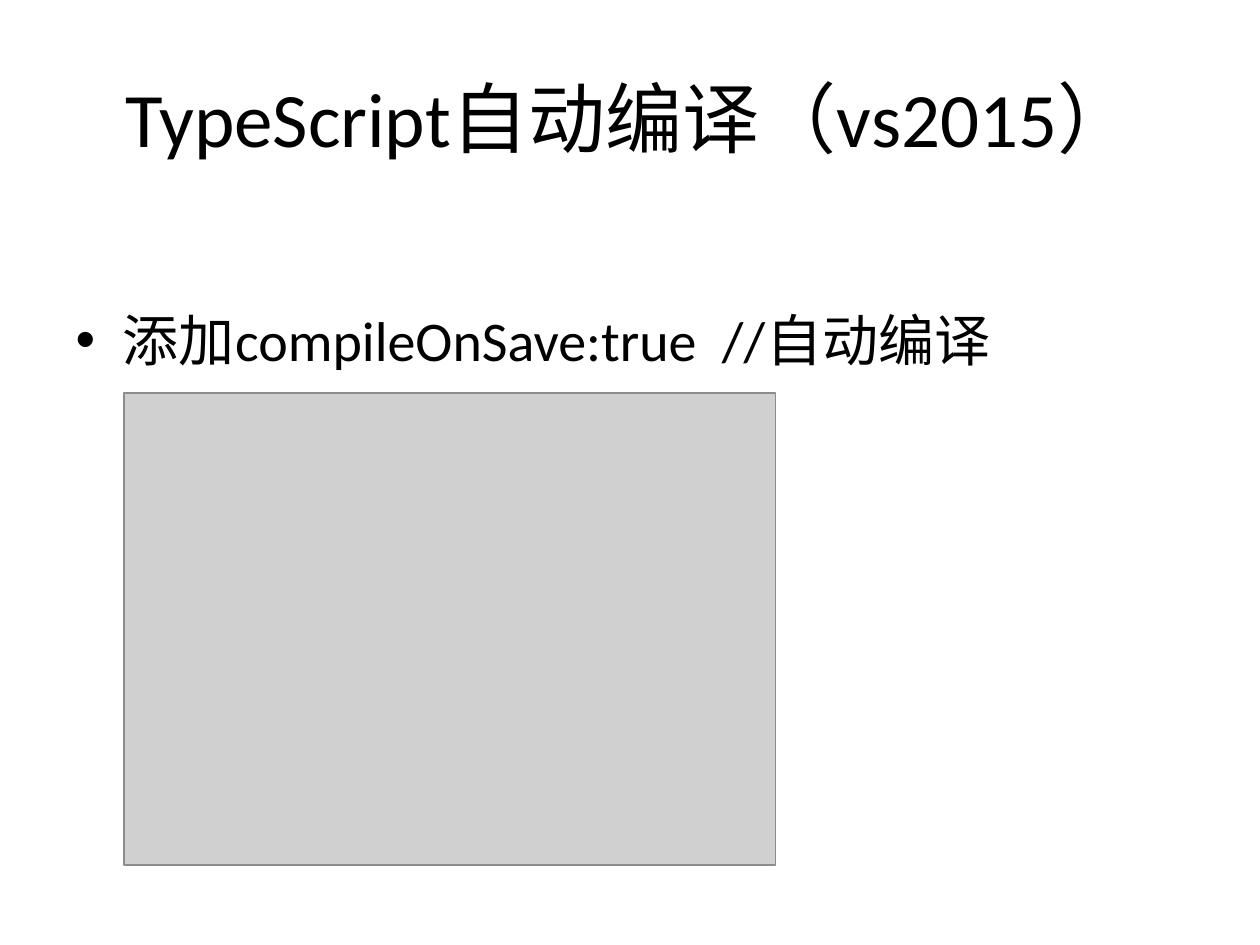
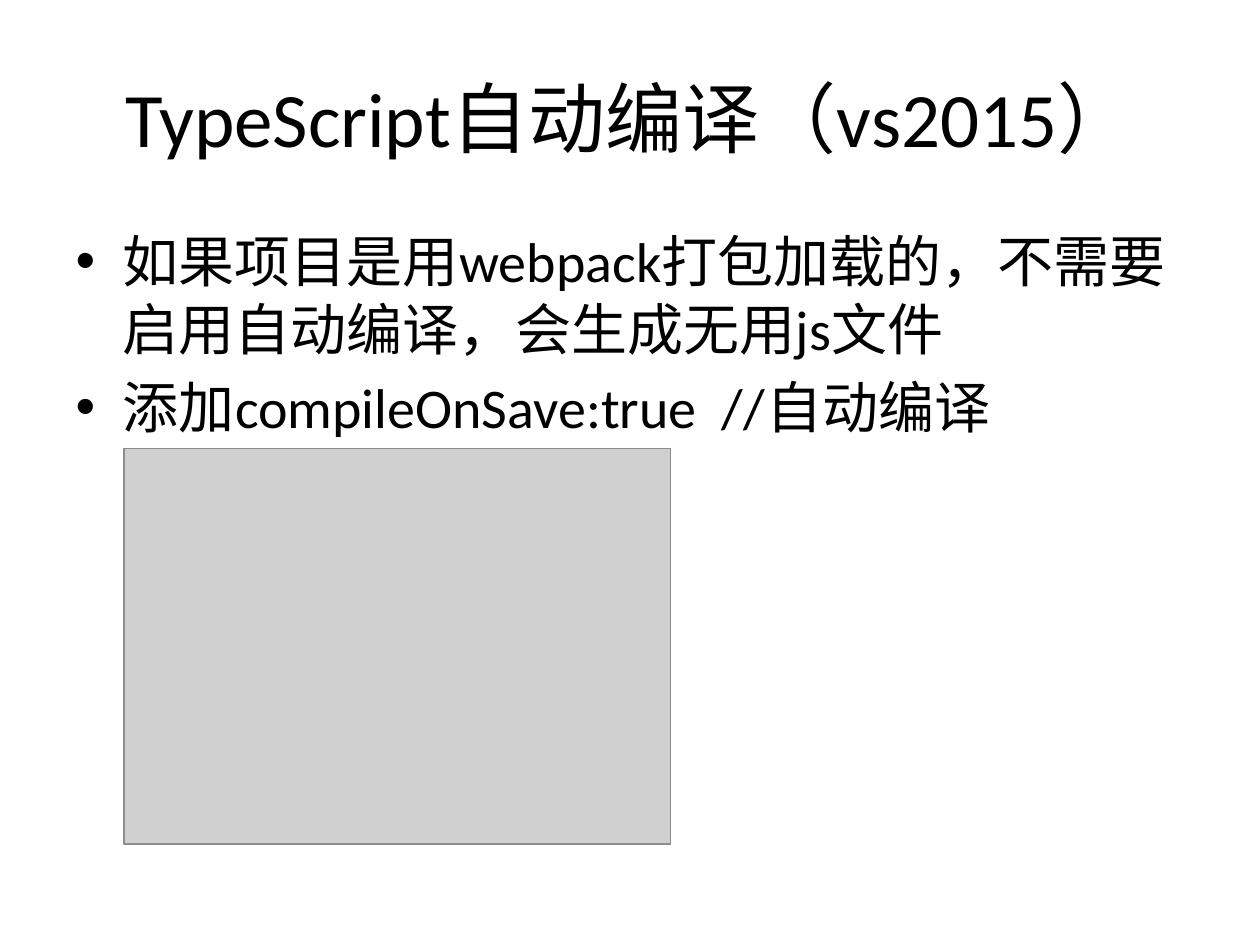
Before and after one commit to jasonLiu001/ng-study-ppt-files, a slide deck: slide 3 of files/Angular2.pptx. Drawn at 1260x945 pixels with LibreOffice and Linux fonts; fonts in the diff are those of the drawing; grey boxes stand for pictures. Boxes give left, top, right and bottom in pixels: in the first picture for what was removed or moved away, otherwise in the second. Text is boxed around its words. In the diff, an @@ line names an element or a change of style, - is before the commit and + after.

```diff
--- a/files/Angular2.pptx
+++ b/files/Angular2.pptx
@@ background #CBE9CF to #FFFFFF @@
@@ text at (123, 235, 1166, 360): paragraph added @@
+• 如果项目是用webpack打包加载的，不需要启用自动编译，会生成无用js文件
@@ picture: place and size @@
-picture at (123, 393, 775, 864)
+picture at (123, 449, 670, 844)
```
Also in this commit, not shown: 30 other slides changed, 11 slides added.
